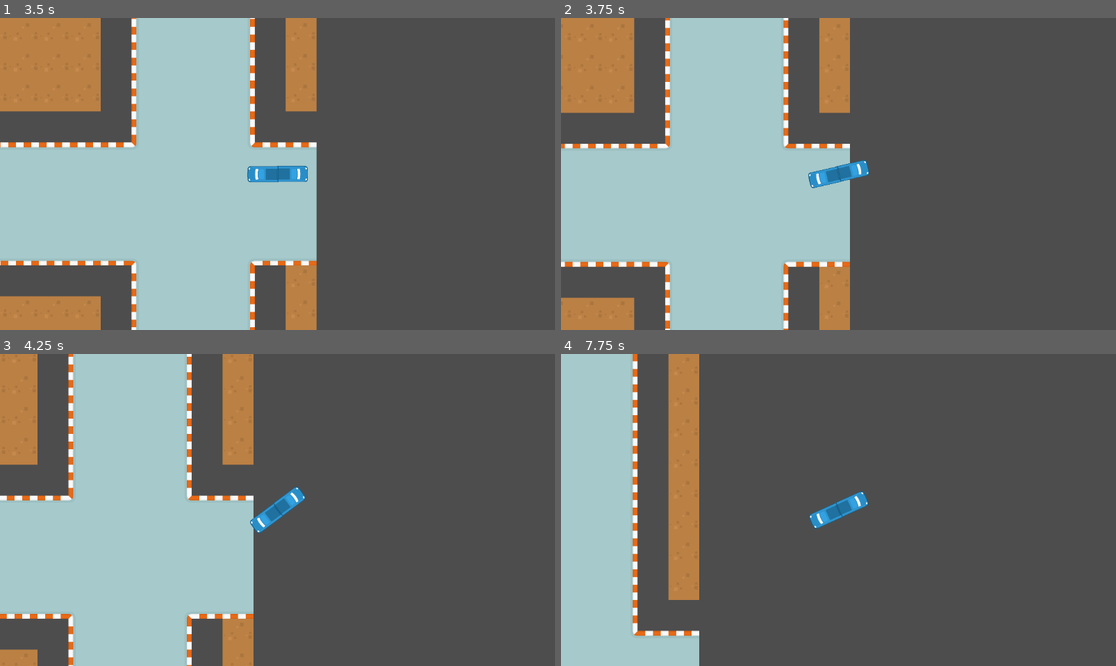
Above: before the commit, frames 1-4 (two rows, left to right).
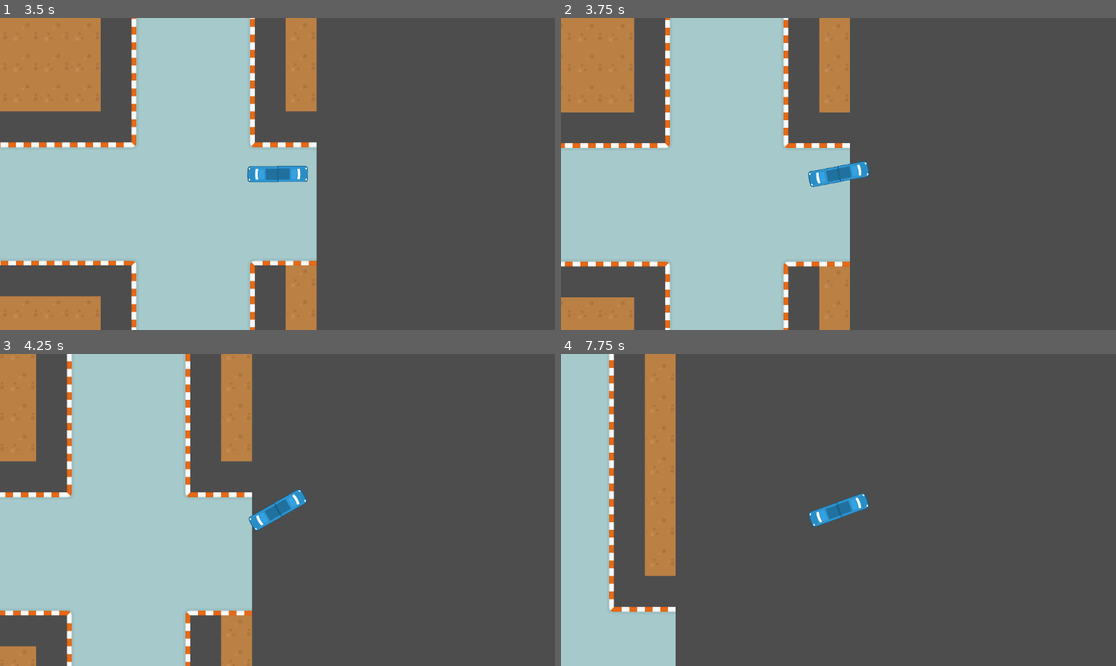
Above: after the commit, the same moments.

Repository: mgardne8/LoopDriver
Game: Godot game, scene res://Assets/Scenes/city_level.tscn
Same seed, same stepped clock (60 frames per second), same inputs: the game is played once before the commit and once after it.
Inputs:
- Up to frame 1 (3.5 s): tap Enter at 0.5, 2 s; hold D (steer_right) 0.53-1.28 s; tap Space (handbrake) at 1.25, 2.75 s; hold Space (handbrake) 1.28-2.03 s; hold D (steer_right) 2.03-2.78 s; hold W (accelerate) from 2.78 s (still down)
- Up to frame 2 (3.75 s): release W (accelerate) at 3.53 s; hold A (steer_left) from 3.53 s (still down)
- Up to frame 3 (4.25 s): keep holding A (steer_left)
- Up to frame 4 (7.75 s): release A (steer_left) at 5.03 s; hold Space (handbrake) 5.03-5.78 s; hold D (steer_right) 5.78-6.53 s; hold W (accelerate) 6.53-7.28 s; hold D (steer_right) from 7.28 s (still down)

Frame 1 is identical in both runs. In frame 2, 0.5% of the frame differs, in the area x 0-56%, y 0-100%; in frame 3, 3.2%; in frame 4, 12%, in the area x 8-56%, y 0-100%.

Commit message:
Bus rotate faster under handbreak

Diff:
--- a/character_body_2d.gd
+++ b/character_body_2d.gd
@@ -1,7 +1,7 @@
 extends CharacterBody2D
 
 var wheel_base = 70
-var steering_angle = 10
+var steering_angle = 8
 var engine_power = 900
 var friction = -0.5
 var drag = -0.001
@@ -20,6 +20,7 @@
 func _physics_process(delta: float) -> void:
 	acceleration = Vector2.ZERO
 	handbraking = false
+	steering_angle = 8
 	get_input()
 	apply_friction()
 	calculate_steering(delta)
@@ -39,15 +40,16 @@
 
 	if Input.is_action_pressed("steer_left"):
 		turn -=1
-
+	if Input.is_action_pressed("handbrake"):
+		handbraking = true
+		steering_angle = 20
 	steer_direction = turn * deg_to_rad(steering_angle)
 	if Input.is_action_pressed("accelerate"):
 		acceleration = transform.x * engine_power
 	if Input.is_action_pressed("reverse"):
 		acceleration = transform.x * braking
 
-	if Input.is_action_pressed("handbrake"):
-		handbraking = true
+
 
 func calculate_steering(delta):
 	var rear_wheel = position - transform.x * wheel_base/2
